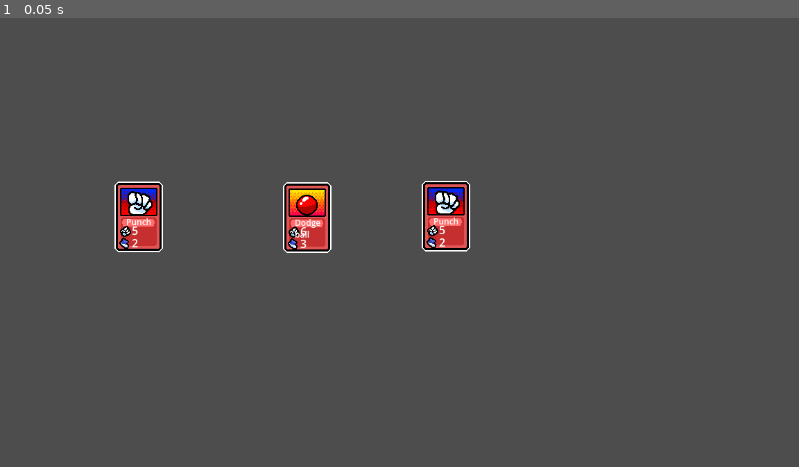
Above: before the commit, frame 1.
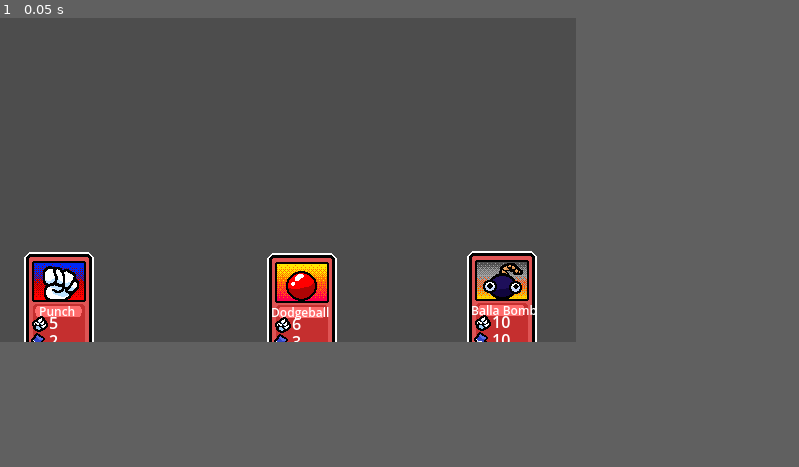
Above: after the commit, the same moment.

Repository: DylanMather2004/turn-based-deck-builder
Game: Godot game, scene res://Scenes/TestScenes/Card Loader Test.tscn
Same seed, same stepped clock (60 frames per second), same inputs: the game is played once before the commit and once after it. The project has no main scene, so this scene is started directly.
Inputs:
- Up to frame 1 (0.05 s): no input
In our replay, the window is 799x449 before the commit and 576x324 after it. These sizes can differ from the game's own. Grey fills any space a smaller window leaves; there, only what the larger window draws over its background counts as a difference.

The runs differ from the first frame. In frame 1, 8.0% of the frame differs, in the area x 3-68%, y 36-73%.

Commit message:
Drag and Drop Movement Implemented
- Created simple drag-and-drop movement system
- Created BallaBomb Resource
- Fixed Text alignment on cards

Diff:
--- /dev/null
+++ b/Cards/BallaBomb.tres
@@ -0,0 +1,12 @@
+[gd_resource type="Resource" script_class="Card" load_steps=3 format=3 uid="uid://cp2p2u4du2ao7"]
+
+[ext_resource type="Texture2D" uid="uid://dxvxrqcgjm5j7" path="res://Sprites/Card Sprites/Balla_Bomb.png" id="1_cb8d2"]
+[ext_resource type="Script" path="res://GenericCard.gd" id="2_1vjc3"]
+
+[resource]
+script = ExtResource("2_1vjc3")
+card_name = "Balla Bomb"
+card_art = ExtResource("1_cb8d2")
+card_type = 0
+value = 10
+ap_cost = 10
--- a/Cards/card.tscn
+++ b/Cards/card.tscn
@@ -1,13 +1,15 @@
-[gd_scene load_steps=3 format=3 uid="uid://dsmcwu7vwemfd"]
+[gd_scene load_steps=4 format=3 uid="uid://dsmcwu7vwemfd"]
 
 [ext_resource type="Script" path="res://card.gd" id="1_dnyh6"]
 [ext_resource type="Resource" uid="uid://qoywkxvppsxg" path="res://Cards/Punch.tres" id="2_2hwwa"]
+[ext_resource type="Texture2D" uid="uid://dxvxrqcgjm5j7" path="res://Sprites/Card Sprites/Balla_Bomb.png" id="3_iobp3"]
 
 [node name="Card" type="Node2D"]
 script = ExtResource("1_dnyh6")
 card_to_load = ExtResource("2_2hwwa")
 
 [node name="Sprite2D" type="Sprite2D" parent="."]
+texture = ExtResource("3_iobp3")
 
 [node name="ValueText" type="RichTextLabel" parent="."]
 offset_left = -10.0
@@ -21,9 +23,12 @@
 offset_right = 30.0
 offset_bottom = 66.0
 
-[node name="NameText" type="RichTextLabel" parent="."]
-offset_left = -18.0
-offset_top = -1.0
-offset_right = 22.0
-offset_bottom = 39.0
-theme_override_font_sizes/normal_font_size = 12
+[node name="NameText" type="Label" parent="."]
+offset_left = -31.0
+offset_top = -3.0
+offset_right = 28.0
+offset_bottom = 20.0
+theme_override_font_sizes/font_size = 12
+text = "Dodgeball"
+horizontal_alignment = 1
+vertical_alignment = 1
--- a/Scenes/TestScenes/Card Loader Test.tscn
+++ b/Scenes/TestScenes/Card Loader Test.tscn
@@ -1,16 +1,18 @@
-[gd_scene load_steps=3 format=3 uid="uid://00j8uiau2xfb"]
+[gd_scene load_steps=4 format=3 uid="uid://00j8uiau2xfb"]
 
 [ext_resource type="PackedScene" uid="uid://dsmcwu7vwemfd" path="res://Cards/card.tscn" id="1_ew7hs"]
 [ext_resource type="Resource" uid="uid://cpw10blpmwqap" path="res://Cards/Dodgeball.tres" id="2_mhasl"]
+[ext_resource type="Resource" uid="uid://cp2p2u4du2ao7" path="res://Cards/BallaBomb.tres" id="3_80vn7"]
 
 [node name="Node2D" type="Node2D"]
 
 [node name="Card" parent="." instance=ExtResource("1_ew7hs")]
-position = Vector2(200, 287)
+position = Vector2(59, 285)
 
 [node name="Card2" parent="." instance=ExtResource("1_ew7hs")]
-position = Vector2(443, 288)
+position = Vector2(302, 286)
 card_to_load = ExtResource("2_mhasl")
 
 [node name="Card3" parent="." instance=ExtResource("1_ew7hs")]
-position = Vector2(643, 286)
+position = Vector2(502, 284)
+card_to_load = ExtResource("3_80vn7")
--- a/card.gd
+++ b/card.gd
@@ -1,11 +1,13 @@
 class_name CardTemplate
 extends Node2D
 @export var card_to_load:Card
-var name_text:RichTextLabel
+var name_text:Label
 var value_text:RichTextLabel
 var ap_text:RichTextLabel
 var sprite:Sprite2D
 
+
+var is_dragging:bool = false
 func _ready() -> void:
 	name_text=$NameText
 	value_text=$ValueText
@@ -15,3 +17,16 @@
 	value_text.text = str(card_to_load.value)
 	ap_text.text = str(card_to_load.ap_cost)
 	sprite.texture = card_to_load.card_art
+
+
+func _physics_process(delta: float) -> void:
+	if is_dragging==true:
+		position=get_global_mouse_position()
+
+func _input(event: InputEvent) -> void:
+	if Input.is_action_just_pressed("Left-Mouse") && sprite.get_rect().has_point(get_local_mouse_position()):
+		print("clicked")
+		is_dragging = true
+	elif Input.is_action_just_released("Left-Mouse") && sprite.get_rect().has_point(get_local_mouse_position()):
+		print("up")
+		is_dragging = false
--- a/project.godot
+++ b/project.godot
@@ -14,6 +14,24 @@
 config/features=PackedStringArray("4.3", "Forward Plus")
 config/icon="res://icon.svg"
 
+[display]
+
+window/size/viewport_width=576
+window/size/viewport_height=324
+window/stretch/mode="viewport"
+
 [dotnet]
 
 project/assembly_name="Turn Based Deck Builder"
+
+[input]
+
+Left-Mouse={
+"deadzone": 0.5,
+"events": [Object(InputEventMouseButton,"resource_local_to_scene":false,"resource_name":"","device":-1,"window_id":0,"alt_pressed":false,"shift_pressed":false,"ctrl_pressed":false,"meta_pressed":false,"button_mask":1,"position":Vector2(37, 16),"global_position":Vector2(46, 62),"factor":1.0,"button_index":1,"canceled":false,"pressed":true,"double_click":false,"script":null)
+]
+}
+
+[rendering]
+
+textures/canvas_textures/default_texture_filter=0
Binary file added: Sprites/Card Sprites/Balla_Bomb.png
Not shown, added: Sprites/Card Sprites/Balla_Bomb.png.import
